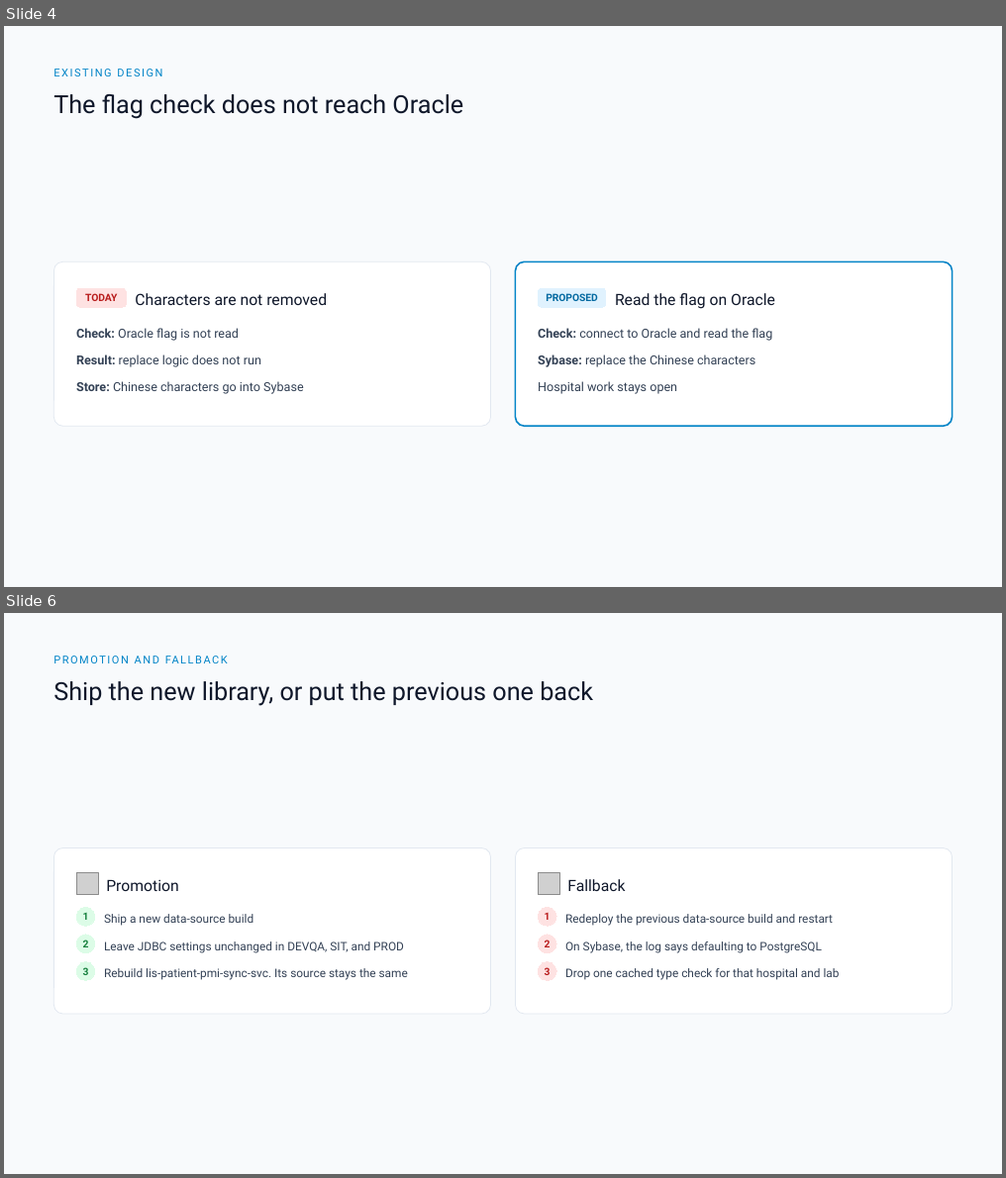
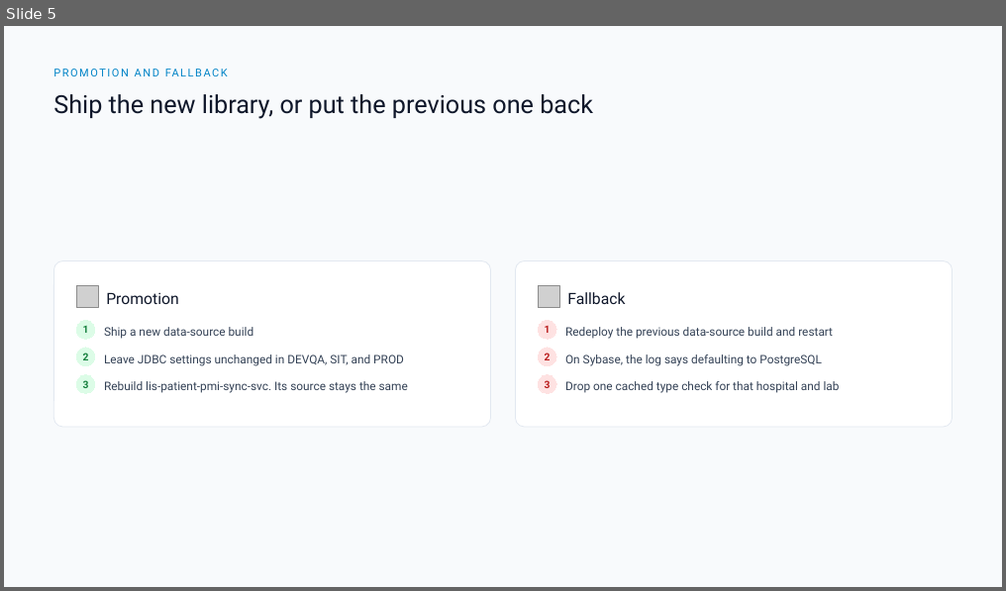
Before and after one commit to DragonChong/HA-Notes, a slide deck: SDLC/Projects/TMP-failure-in-removing-chinese-character-in-lis-patient-pmi-sync-svc/assets/failure-in-removing-chinese-character-in-lis-patient-pmi-sync-svc.pptx. Shown one above the other, each under a label of ours: slides 4 and 6 before the commit, slide 5 after it; the slides between them are not shown. The pictures are 1006x1178 and 1006x591 pixels, drawn with LibreOffice and Linux fonts; fonts in the diff are those of the drawing; grey boxes stand for pictures. Boxes give left, top, right and bottom in pixels: in the first picture for what was removed or moved away, otherwise in the second. Text is boxed around its words. In the diff, an @@ line names an element or a change of style, - is before the commit and + after.

```diff
--- a/SDLC/Projects/TMP-failure-in-removing-chinese-character-in-lis-patient-pmi-sync-svc/assets/failure-in-removing-chinese-character-in-lis-patient-pmi-sync-svc.pptx
+++ b/SDLC/Projects/TMP-failure-in-removing-chinese-character-in-lis-patient-pmi-sync-svc/assets/failure-in-removing-chinese-character-in-lis-patient-pmi-sync-svc.pptx
@@ slide 4 removed at box(4, 26, 1002, 587), background #F8FAFC @@
@@ text removed at box(54, 69, 162, 76) @@
-EXISTING DESIGN
@@ text removed at box(54, 94, 463, 119) @@
-The flag check does not reach Oracle
@@ rounded rectangle removed at box(54, 262, 491, 426) @@
@@ rounded rectangle removed at box(515, 262, 951, 426) @@
@@ rounded rectangle removed at box(76, 288, 127, 307) @@
-TODAY
@@ rounded rectangle removed at box(538, 288, 606, 307) @@
-PROPOSED
@@ text removed at box(135, 293, 327, 305) @@
-Characters are not removed
@@ text removed at box(615, 293, 775, 309) @@
-Read the flag on Oracle
@@ text removed at box(76, 328, 239, 341) @@
-Check: Oracle flag is not read
@@ text removed at box(538, 328, 772, 341) @@
-Check: connect to Oracle and read the flag
@@ text removed at box(76, 355, 261, 368) @@
-Result: replace logic does not run
@@ text removed at box(76, 381, 304, 394) @@
-Store: Chinese characters go into Sybase
@@ text removed at box(538, 355, 755, 368) @@
-Sybase: replace the Chinese characters
@@ text removed at box(538, 381, 677, 394) @@
-Hospital work stays open
@@ what was slide 6 is now slide 5 @@
```
Also in this commit, not shown: 3 slides changed, 4 other files.
